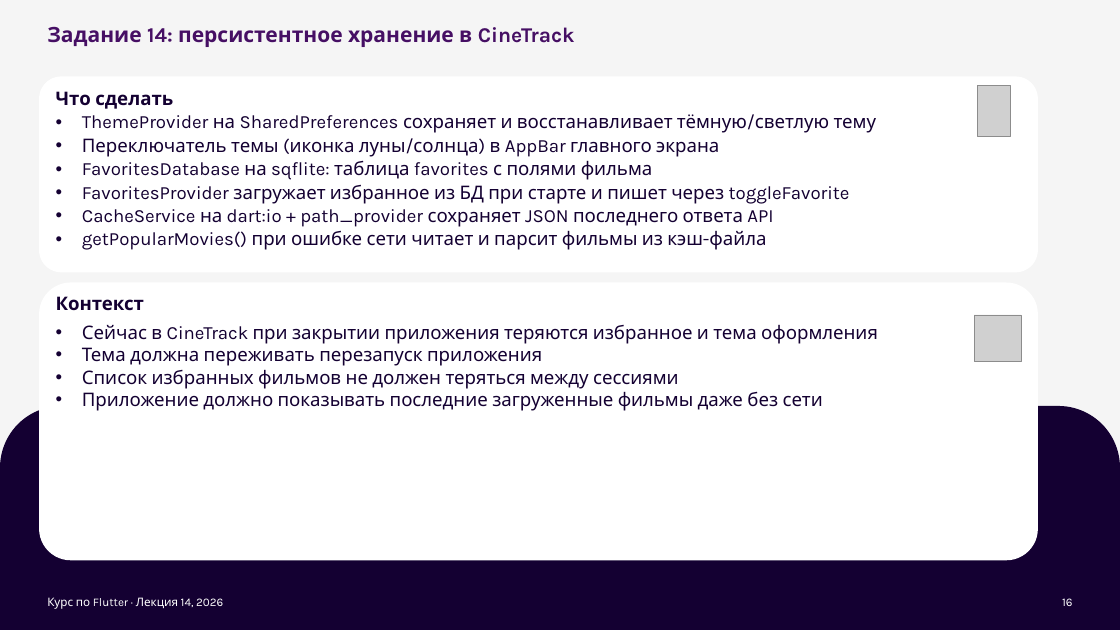
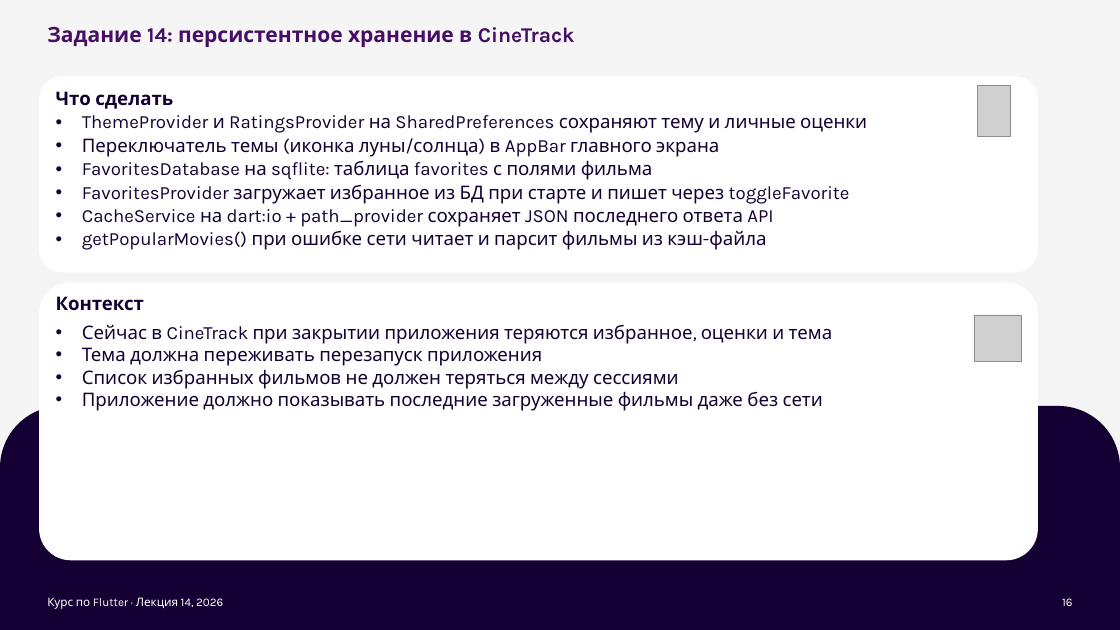
Before and after one commit to xander9112/university_flutter_course, a slide deck: slide 16 of Лекция 14 - Хранение данных на устройстве/Лекция 14 - Хранение данных на устройстве.pptx. Drawn at 1120x630 pixels with LibreOffice and Linux fonts; fonts in the diff are those of the drawing; grey boxes stand for pictures; background and template pictures are left out. Boxes give left, top, right and bottom in pixels: in the first picture for what was removed or moved away, otherwise in the second. Text is boxed around its words. In the diff, an @@ line names an element or a change of style, - is before the commit and + after.

```diff
--- a/Лекция 14 - Хранение данных на устройстве/Лекция 14 - Хранение данных на устройстве.pptx
+++ b/Лекция 14 - Хранение данных на устройстве/Лекция 14 - Хранение данных на устройстве.pptx
@@ text at (82, 115, 867, 133): text changed @@
-• ThemeProvider на SharedPreferences сохраняет и восстанавливает тёмную/светлую тему
+• ThemeProvider и RatingsProvider на SharedPreferences сохраняют тему и личные оценки
@@ text at (82, 325, 832, 344): text changed @@
-• Сейчас в CineTrack при закрытии приложения теряются избранное и тема оформления
+• Сейчас в CineTrack при закрытии приложения теряются избранное, оценки и тема
```
Also in this commit, not shown: 11 other files.
